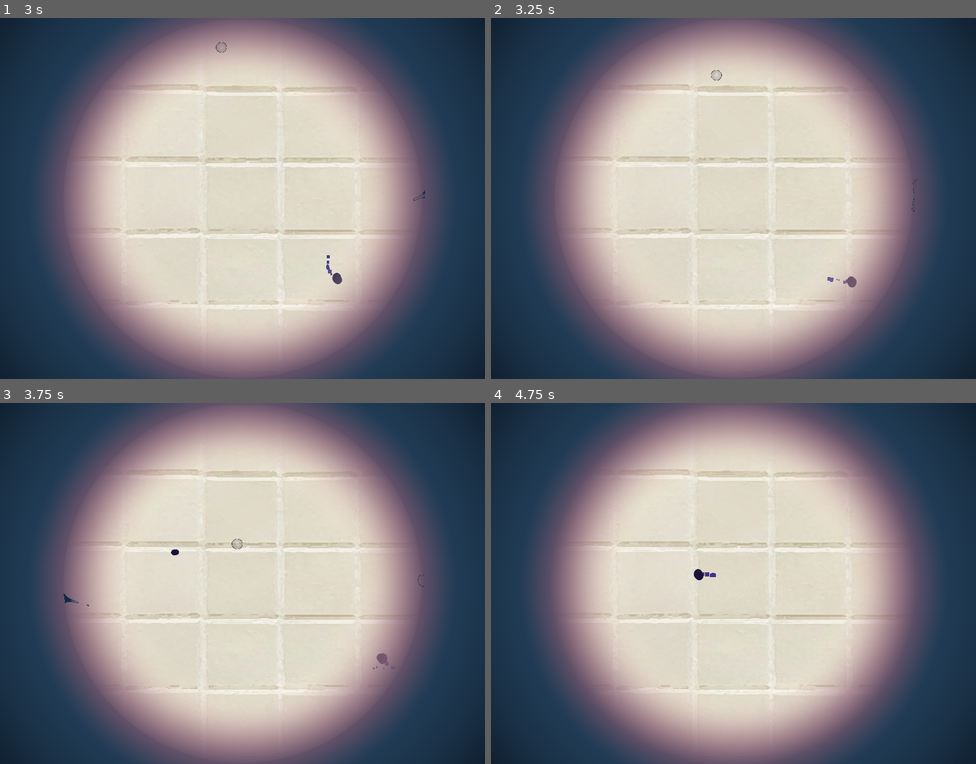
Above: before the commit, frames 1-4 (two rows, left to right).
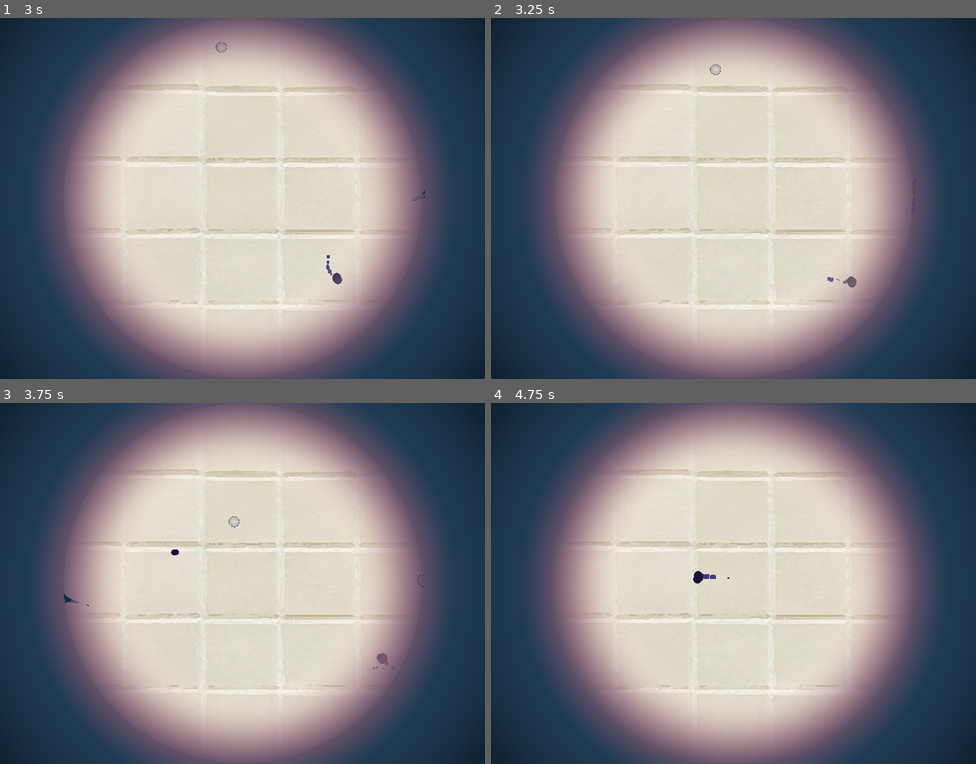
Above: after the commit, the same moments.

Repository: juandjara/blop-game
Game: Godot game, scene res://scenes/title.tscn
Two runs of this game, one before a commit and one after it. Both use one fixed random seed, a clock stepped at 60 frames per second and the inputs below.
Inputs (mouse positions are in pixels of both pictures, inside the frame that each line leads up to):
- Up to frame 1 (3 s): click (242, 198) at 0.5 s; hold Right (ui_right) 1.28-2.03 s; hold Down (ui_down) 2.03-2.78 s; hold Right (ui_right) from 2.78 s (still down)
- Up to frame 2 (3.25 s): keep holding Right (ui_right)
- Up to frame 3 (3.75 s): release Right (ui_right) at 3.53 s; hold Up (ui_up) from 3.53 s (still down)
- Up to frame 4 (4.75 s): release Up (ui_up) at 4.28 s; hold Left (ui_left) from 4.28 s (still down)

Frame 1 is identical in both runs. In frame 2, less than 0.1% of the frame differs, in the area x 45-48%, y 12-18%; in frame 3, less than 0.1%, in the area x 47-50%, y 31-41%; in frame 4, less than 0.1%.

Commit message:
speed change

Diff:
--- a/scripts/small_bubble.gd
+++ b/scripts/small_bubble.gd
@@ -7,7 +7,7 @@
 @onready var _animated_sprite: AnimatedSprite2D = $AnimatedSprite2D
 @onready var timer: Timer = $Timer
 
-const SPEED = 5
+@export var SPEED = 4
 
 # Called when the node enters the scene tree for the first time.
 func _ready() -> void:
